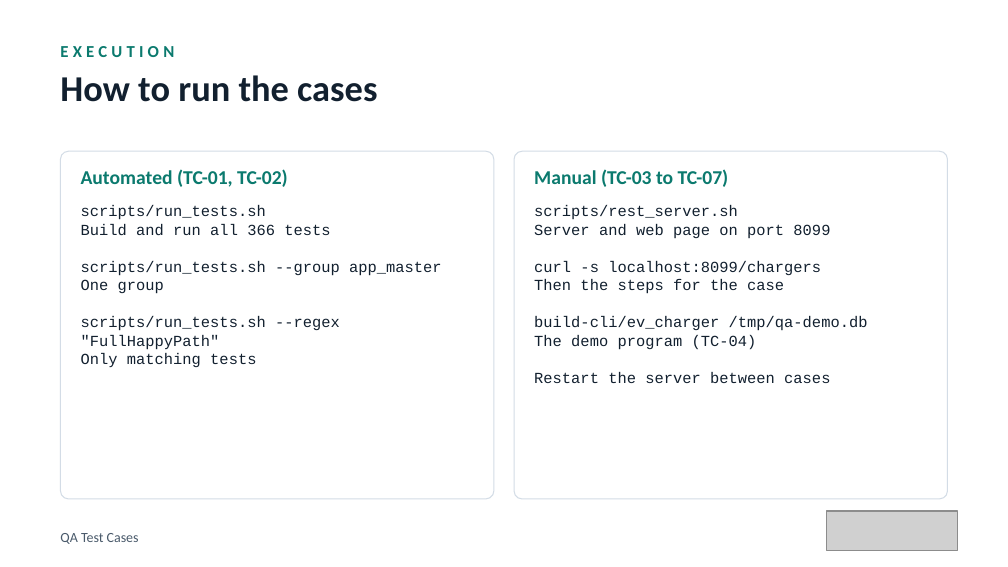
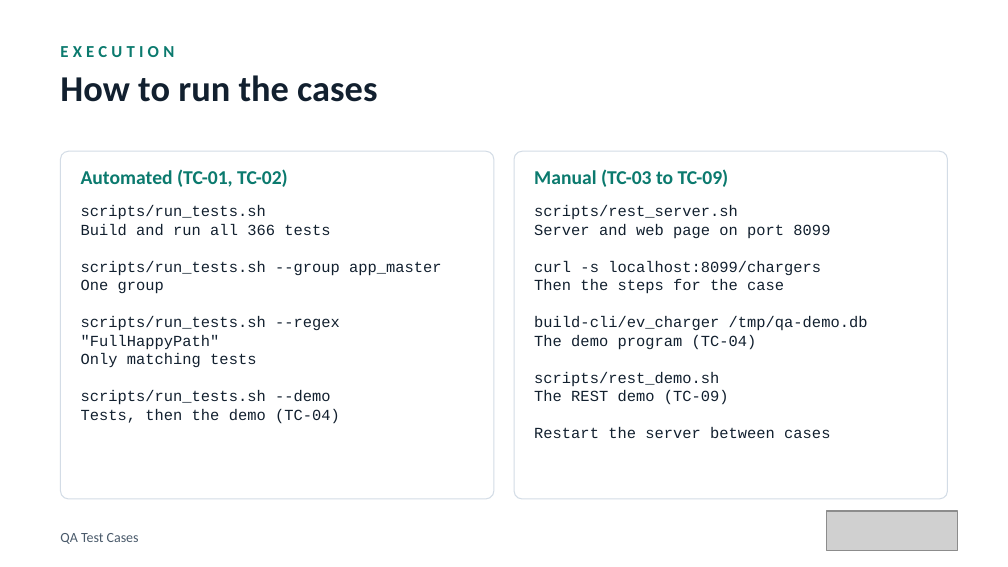
Before and after one commit to elitesoftwareqa/ev-charger, a slide deck: slide 17 of docs/presentation/EV-Charger-QA-Test-Cases.pptx (slide 15 before the commit). Drawn at 1008x567 pixels with LibreOffice and Linux fonts; fonts in the diff are those of the drawing; grey boxes stand for pictures. Boxes give left, top, right and bottom in pixels: in the first picture for what was removed or moved away, otherwise in the second. Text is boxed around its words. In the diff, an @@ line names an element or a change of style, - is before the commit and + after.

Commit message:
Add web page and REST demo test cases (TC-08, TC-09) and demo options to the QA guide and presentation

```diff
--- a/docs/presentation/EV-Charger-QA-Test-Cases.pptx
+++ b/docs/presentation/EV-Charger-QA-Test-Cases.pptx
@@ text at box(534, 169, 729, 187): text changed @@
-Manual (TC-03 to TC-07)
+Manual (TC-03 to TC-09)
@@ text at box(534, 372, 729, 405): paragraphs added @@
+scripts/rest_demo.sh
+The REST demo (TC-09)
@@ text at box(81, 390, 340, 423): paragraphs added @@
+scripts/run_tests.sh --demo
+Tests, then the demo (TC-04)
```
Also in this commit, not shown: 11 other slides changed, 2 slides added, 1 other file.
